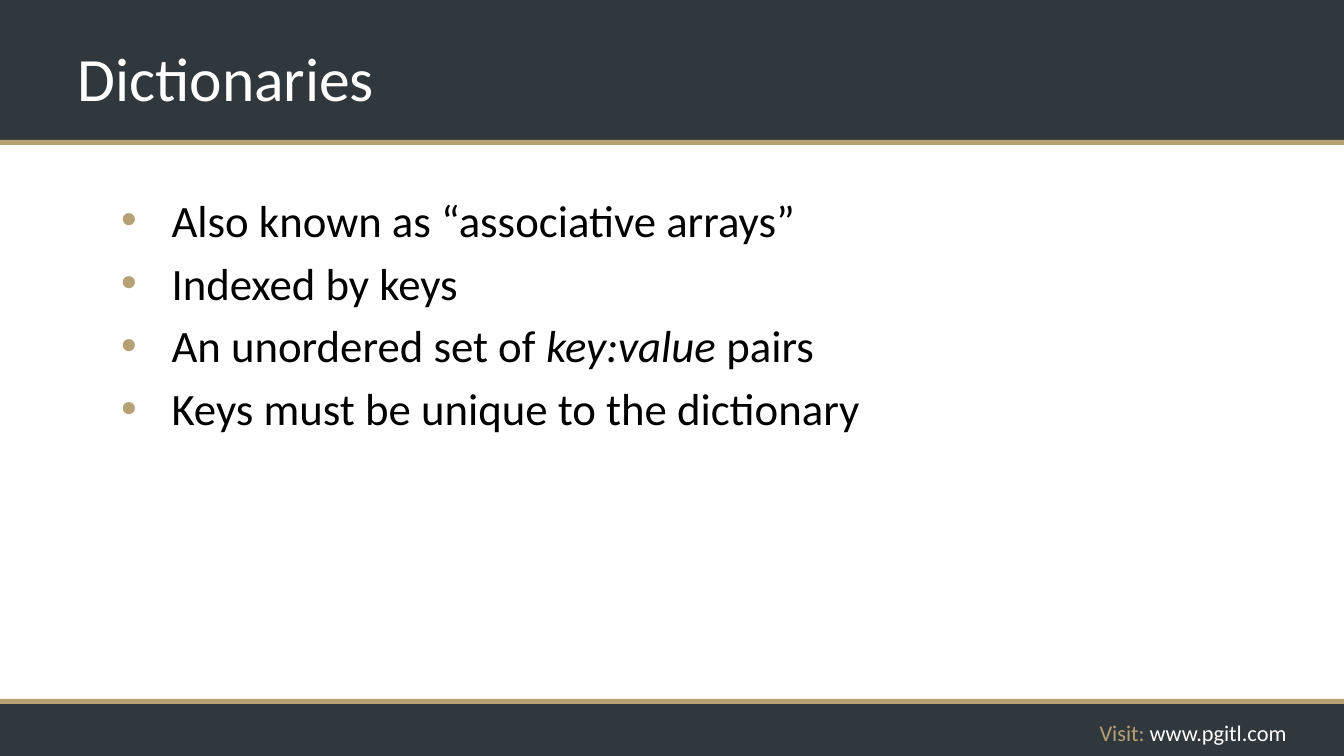
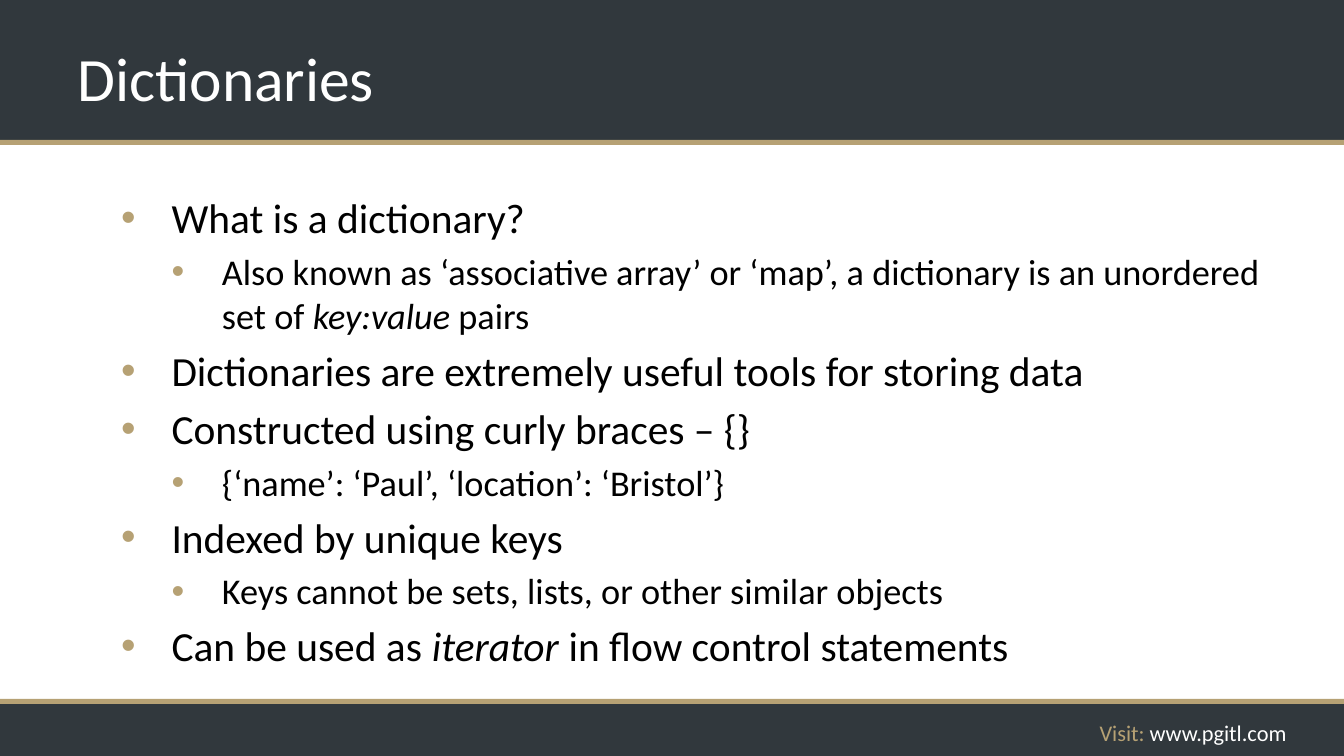
Before and after one commit to rikkouri/project-a, a slide deck: slide 84 of Programming Foundations.pptx. Drawn at 1344x756 pixels with LibreOffice and Linux fonts; fonts in the diff are those of the drawing; background and template pictures are left out. Boxes give left, top, right and bottom in pixels: in the first picture for what was removed or moved away, otherwise in the second. Text is boxed around its words. In the diff, an @@ line names an element or a change of style, - is before the commit and + after.

Commit message:
Improved slides on dictionaries

```diff
--- a/Programming Foundations.pptx
+++ b/Programming Foundations.pptx
@@ text at [172, 204, 1259, 662]: text changed; size 32 to 25.9 pt @@
-• Also known as “associative arrays”
-• Indexed by keys
-• An unordered set of key:value pairs
-• Keys must be unique to the dictionary
+• What is a dictionary?
+  • Also known as ‘associative array’ or ‘map’, a dictionary is an unordered set of key:value pairs
+• Dictionaries are extremely useful tools for storing data
+• Constructed using curly braces – {}
+  • {‘name’: ‘Paul’, ‘location’: ‘Bristol’}
+• Indexed by unique keys
+  • Keys cannot be sets, lists, or other similar objects
+• Can be used as iterator in flow control statements
```
Also in this commit, not shown: 6 other slides changed, 2 slides added, 1 slide removed.
